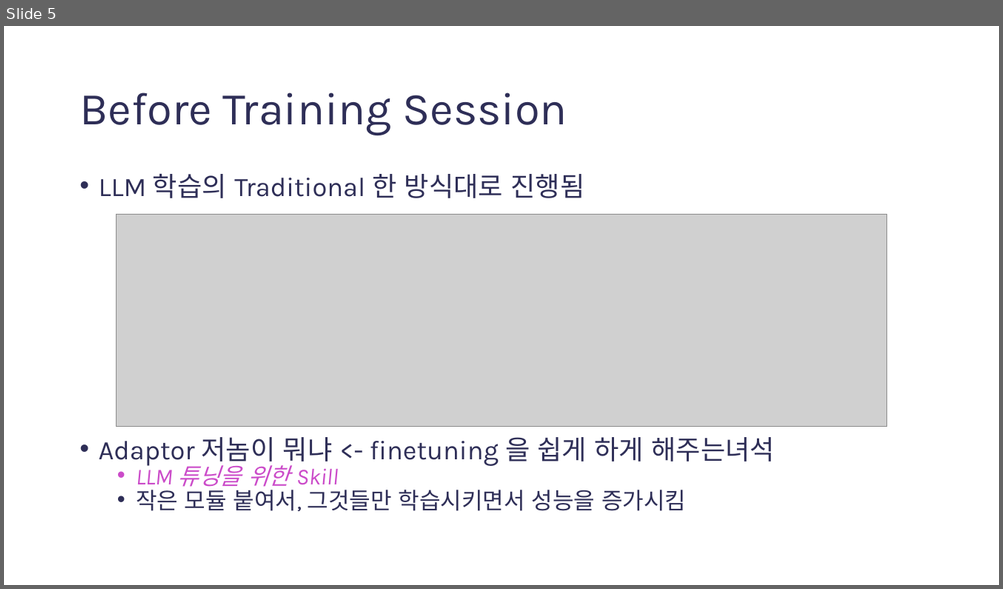
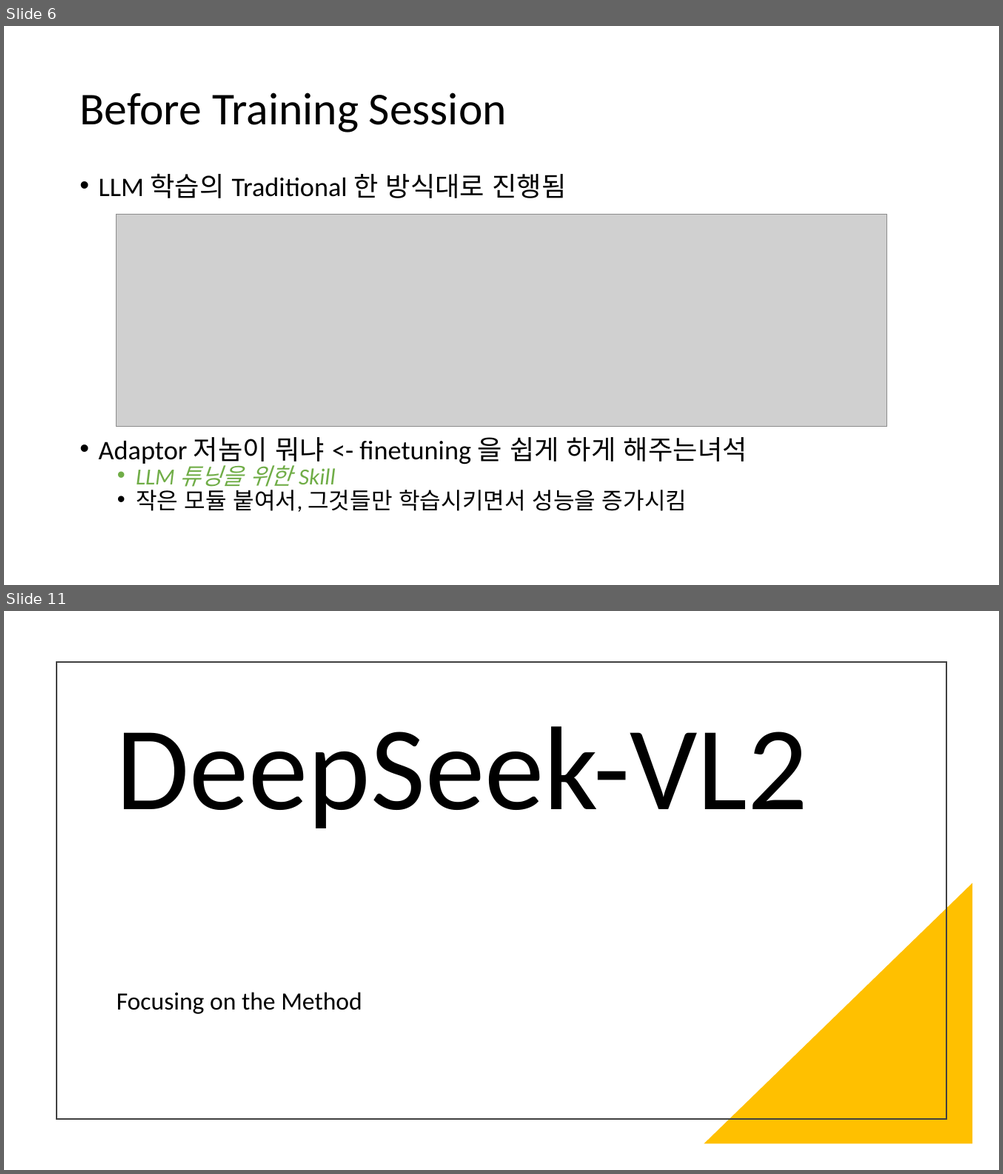
Before and after one commit to gggg8657/study, a slide deck: Studying must go on/Presentation1.pptx. Shown one above the other, each under a label of ours: slide 5 before the commit, slides 6 and 11 after it; the slides between them are not shown. The pictures are 1003x589 and 1003x1174 pixels, drawn with LibreOffice and Linux fonts; fonts in the diff are those of the drawing; grey boxes stand for pictures. Boxes give left, top, right and bottom in pixels: in the first picture for what was removed or moved away, otherwise in the second. Text is boxed around its words. In the diff, an @@ line names an element or a change of style, - is before the commit and + after.

```diff
--- a/Studying must go on/Presentation1.pptx
+++ b/Studying must go on/Presentation1.pptx
@@ slide 11 added at (4, 611, 999, 1170), background #FFFFFF @@
@@ rectangle added at (57, 662, 946, 1119), outline #404040 1.5 pt @@
@@ title added at (116, 726, 808, 829), 115 pt, text #000000 @@
+DeepSeek-VL2
@@ right triangle added at (704, 883, 973, 1145), fill #FFC000 @@
@@ subtitle added at (116, 992, 361, 1014), 24 pt, text #000000 @@
+Focusing on the Method
@@ what was slide 5 is now slide 6 @@
@@ slide 6 changed as well @@
@@ title "Before Training Session" at (79, 93, 506, 133): font Karla to Calibri, text colour #2E2E57 to #000000 @@
@@ text "LLM 학습의 Traditional 한 방식대로 ..." at (99, 174, 747, 512): font Karla to Calibri; text colour #2E2E57 to #000000 in "LLM 학습의 Traditional 한 방식대로 진행됨", "Adaptor 저놈이 뭐냐 <- finetuning 을 쉽게 ...", "작은 모듈 붙여서, 그것들만 학습시키면서 성능을 증가시킴"; text colour #CB4BC9 to #70AD47 in "LLM 튜닝을 위한 Skill" @@
```
Also in this commit, not shown: 4 other slides changed, 12 other slides added, 2 slides removed, 1 other file.
